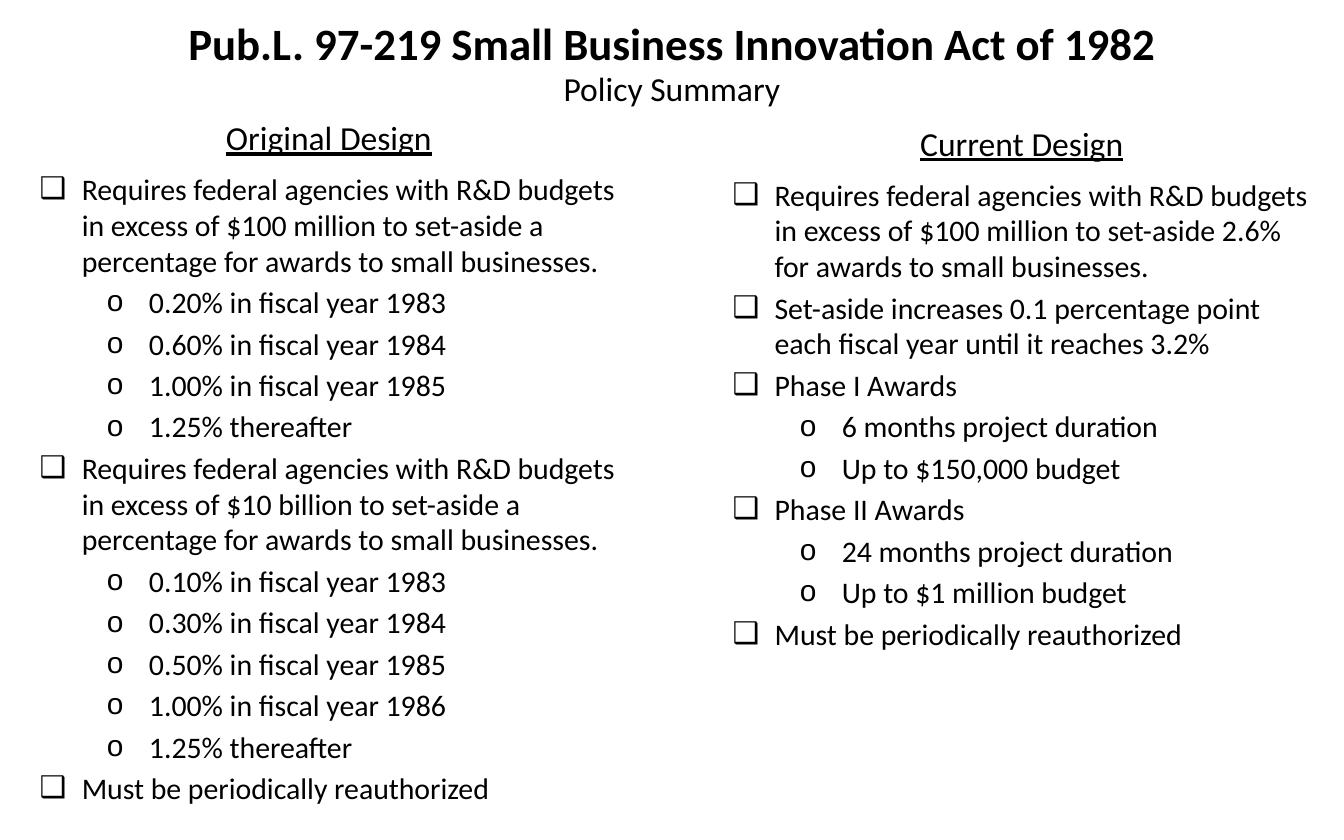
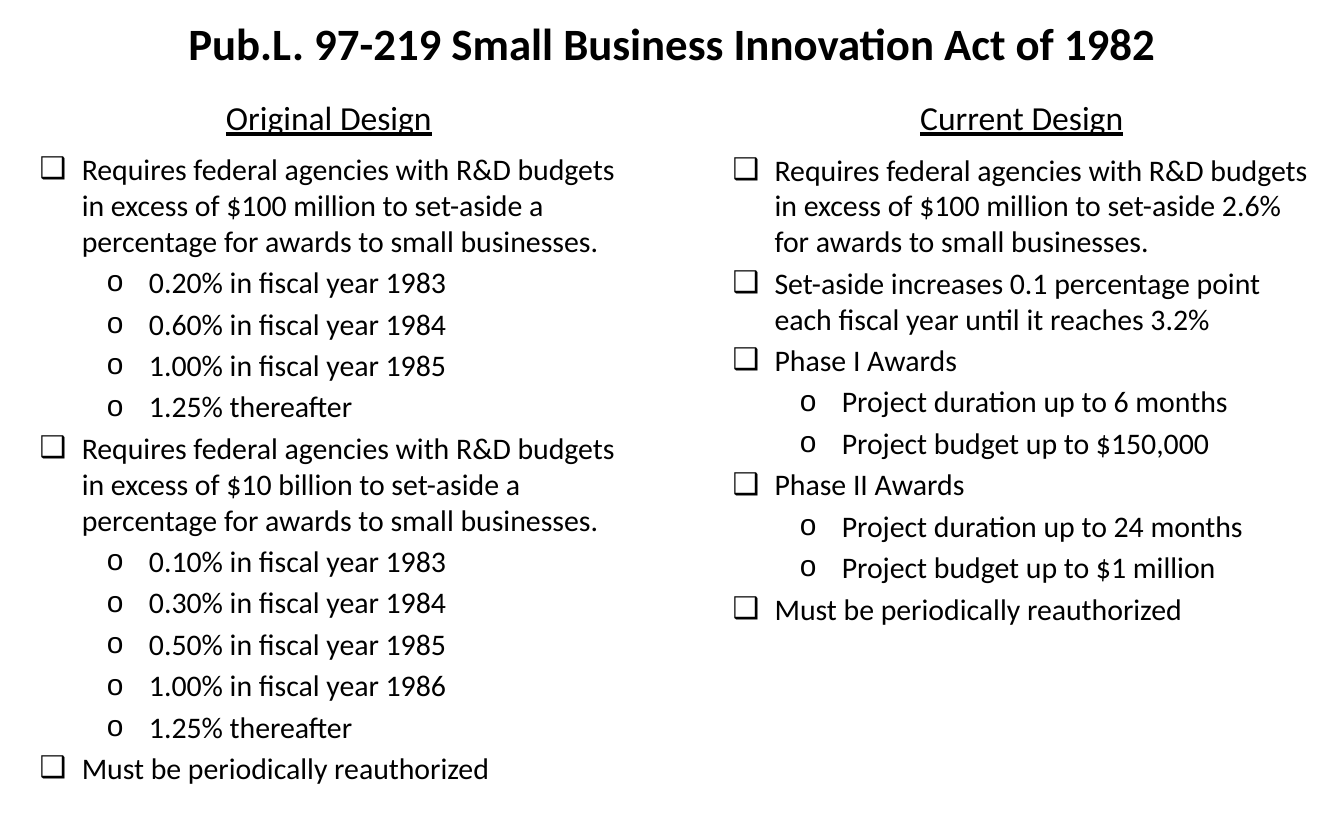
Before and after one commit to SLU-Courses-Townes/POLS6310, a slide deck: slide 2 of FinalProject/Docs/Townes_POLS6310_2019_Spring_FinalProject_Presentation_v00.pptx. Drawn at 1344x840 pixels with LibreOffice and Linux fonts; fonts in the diff are those of the drawing. Boxes give left, top, right and bottom in pixels: in the first picture for what was removed or moved away, otherwise in the second. Text is boxed around its words. In the diff, an @@ line names an element or a change of style, - is before the commit and + after.

Commit message:
Modified presentation for FinalProject

```diff
--- a/FinalProject/Docs/Townes_POLS6310_2019_Spring_FinalProject_Presentation_v00.pptx
+++ b/FinalProject/Docs/Townes_POLS6310_2019_Spring_FinalProject_Presentation_v00.pptx
@@ text removed at [564,77,780,107] @@
-Policy Summary
@@ text "Original Design": place and size @@
-text "Original Design" at [226,126,432,156]
+text "Original Design" at [226,106,432,136]
@@ text "Current Design": place and size @@
-text "Current Design" at [920,133,1124,162]
+text "Current Design" at [920,107,1124,136]
@@ text "Requires federal agencies with R&D ...": place and size @@
-text "Requires federal agencies with R&D ..." at [82,179,615,804]
+text "Requires federal agencies with R&D ..." at [82,159,615,784]
@@ text "Requires federal agencies with R&D ...": place and size @@
-text "Requires federal agencies with R&D ..." at [775,185,1307,650]
+text "Requires federal agencies with R&D ..." at [775,160,1307,625]
@@ text at [842,391,1227,459]: text changed @@
-  o 6 months project duration
-  o Up to $150,000 budget
+  o Project duration up to 6 months
+  o Project budget up to $150,000
@@ text at [842,516,1243,583]: text changed @@
-  o 24 months project duration
-  o Up to $1 million budget
+  o Project duration up to 24 months
+  o Project budget up to $1 million
```
Also in this commit, not shown: 3 other slides changed, 2 slides added.
